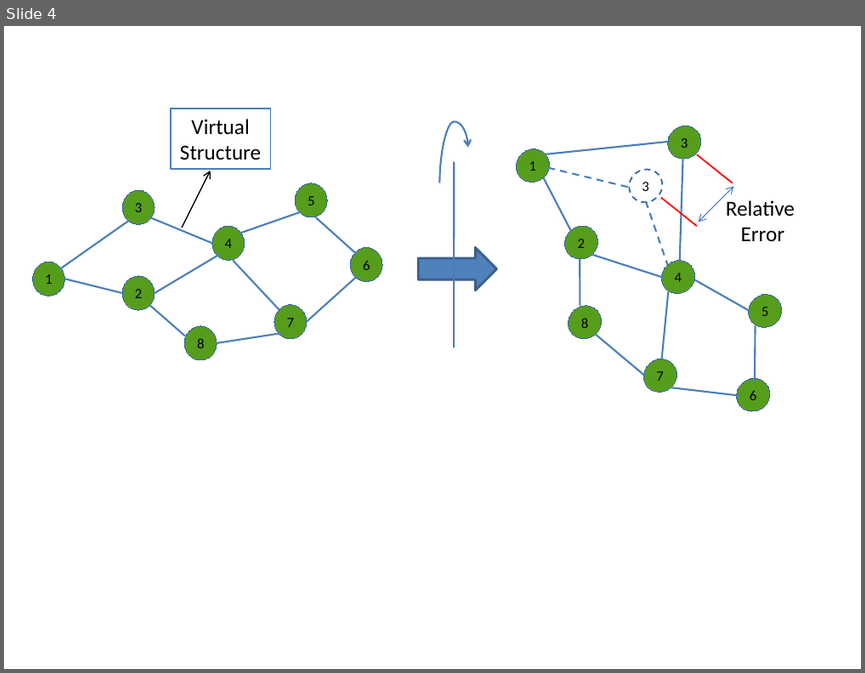
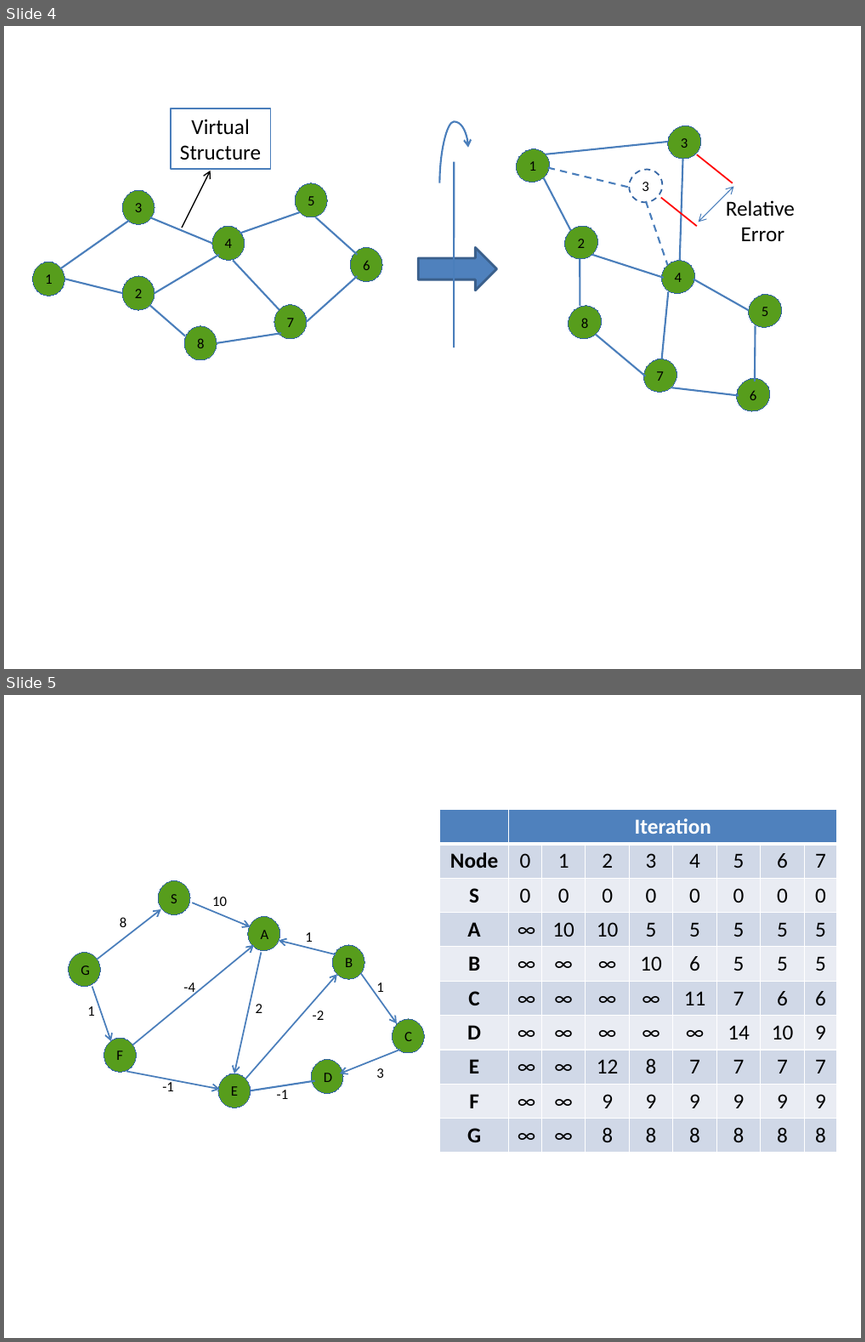
Before and after one commit to kadir4172/formation_control, a slide deck: Tez Çizimleri.pptx. Shown one above the other, each under a label of ours: slide 4 before the commit, slides 4 and 5 after it. The pictures are 865x673 and 865x1342 pixels, drawn with LibreOffice and Linux fonts; fonts in the diff are those of the drawing. Boxes give left, top, right and bottom in pixels: in the first picture for what was removed or moved away, otherwise in the second. Text is boxed around its words. In the diff, an @@ line names an element or a change of style, - is before the commit and + after.

```diff
--- a/Tez Çizimleri.pptx
+++ b/Tez Çizimleri.pptx
@@ slide 5 added at (4, 695, 861, 1338), background #FFFFFF @@
@@ table added at (439, 809, 836, 1151), 10 rows, 9 columns @@
+ | Iteration |  |  |  |  |  |  | 
+Node | 0 | 1 | 2 | 3 | 4 | 5 | 6 | 7
+S | 0 | 0 | 0 | 0 | 0 | 0 | 0 | 0
+A | ∞ | 10 | 10 | 5 | 5 | 5 | 5 | 5
+B | ∞ | ∞ | ∞ | 10 | 6 | 5 | 5 | 5
+C | ∞ | ∞ | ∞ | ∞ | 11 | 7 | 6 | 6
+D | ∞ | ∞ | ∞ | ∞ | ∞ | 14 | 10 | 9
+E | ∞ | ∞ | 12 | 8 | 7 | 7 | 7 | 7
+F | ∞ | ∞ | 9 | 9 | 9 | 9 | 9 | 9
+G | ∞ | ∞ | 8 | 8 | 8 | 8 | 8 | 8
@@ group added at (69, 881, 425, 1108): 19 texts, 10 arrows, 8 ellipses, 1 line @@
+G
+F
+E
+D
+C
+B
+A
+S
+8
+10
+1
+-4
+2
+-1
+-1
+3
+1
+1
+-2
```
Also in this commit, not shown: 1 other file.
